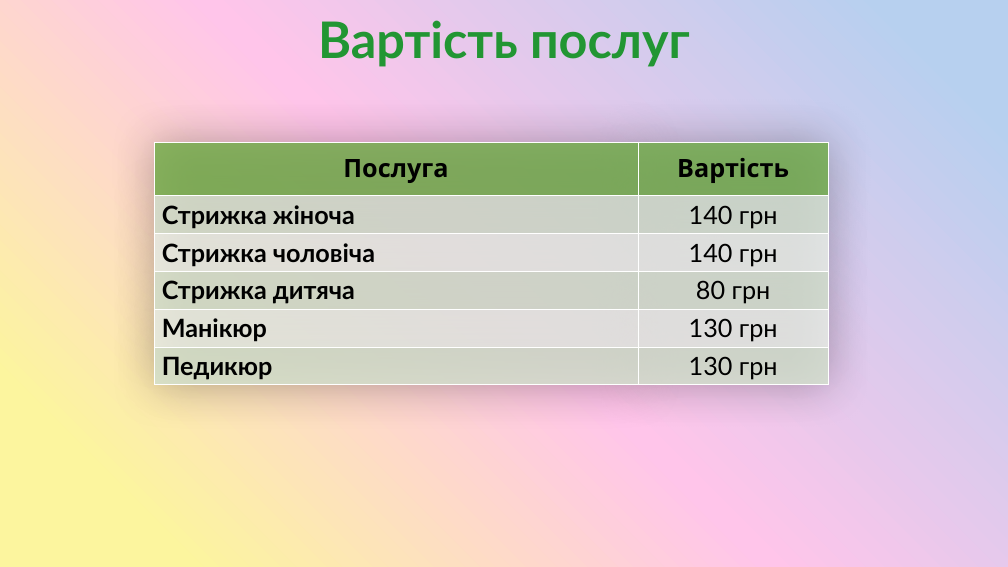
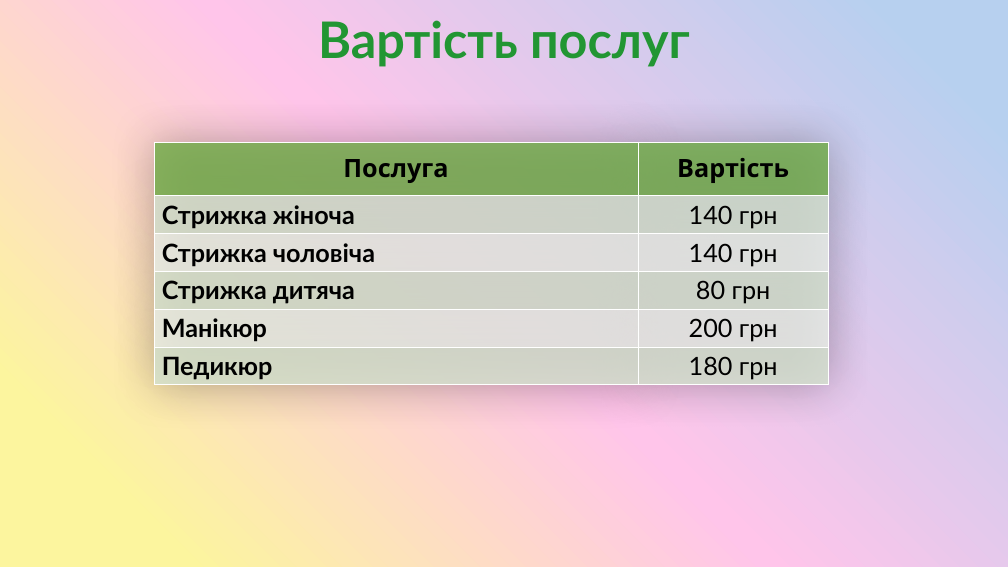
Before and after one commit to SashaGaran/Katya_diplomna, a slide deck: slide 7 of diplomna.pptx. Drawn at 1008x567 pixels with LibreOffice and Linux fonts; fonts in the diff are those of the drawing. Boxes give left, top, right and bottom in pixels: in the first picture for what was removed or moved away, otherwise in the second. Text is boxed around its words. In the diff, an @@ line names an element or a change of style, - is before the commit and + after.

```diff
--- a/diplomna.pptx
+++ b/diplomna.pptx
@@ table at box(154, 142, 829, 385) @@
-row 5, column 2: 130 грн
+row 5, column 2: 200 грн
-row 6, column 2: 130 грн
+row 6, column 2: 180 грн
```
